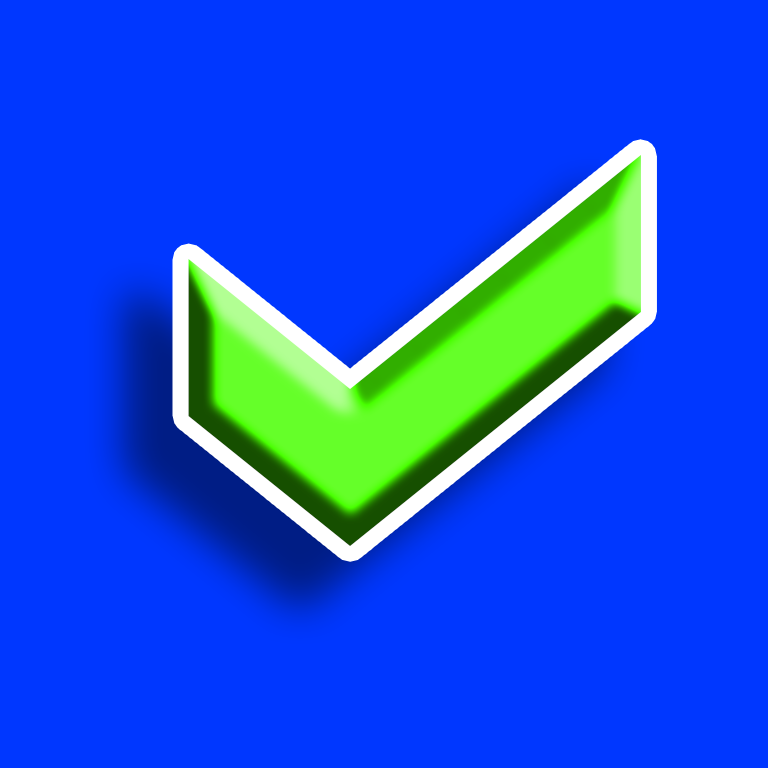
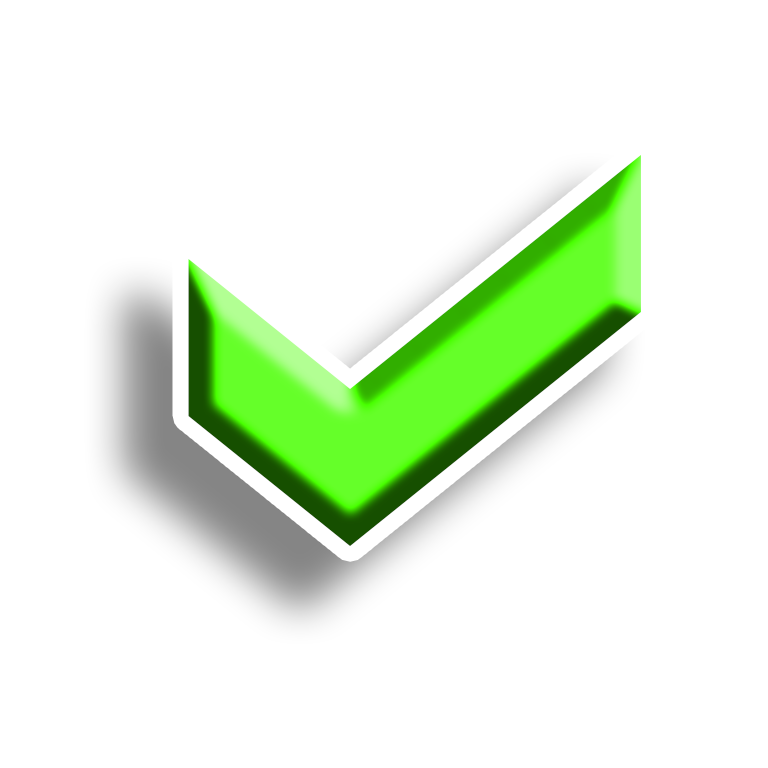
Two versions of the same layered image (768 x 768). Layer-by-layer changes:
hid "Layer 1" over [left=0, top=0, right=768, bottom=768]
